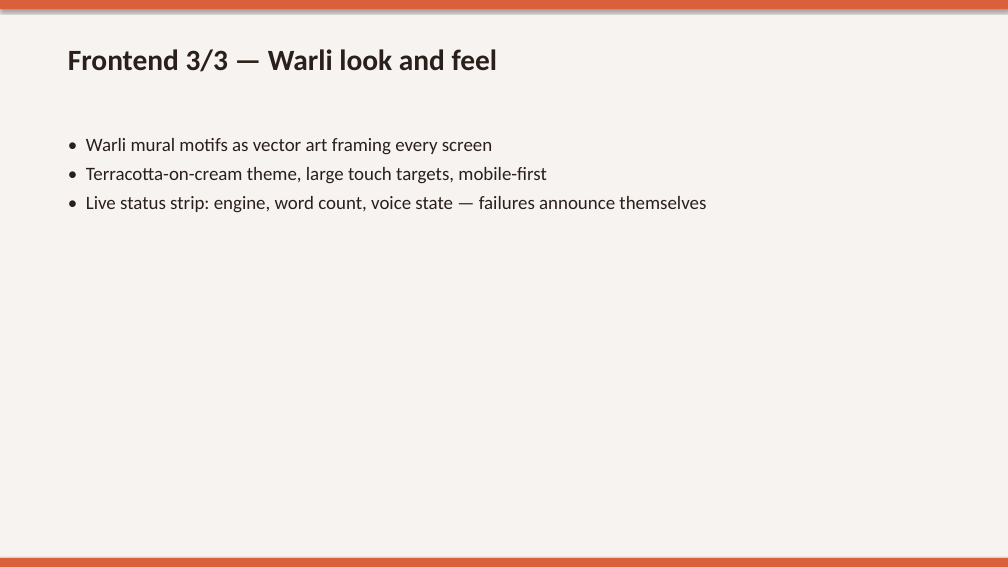
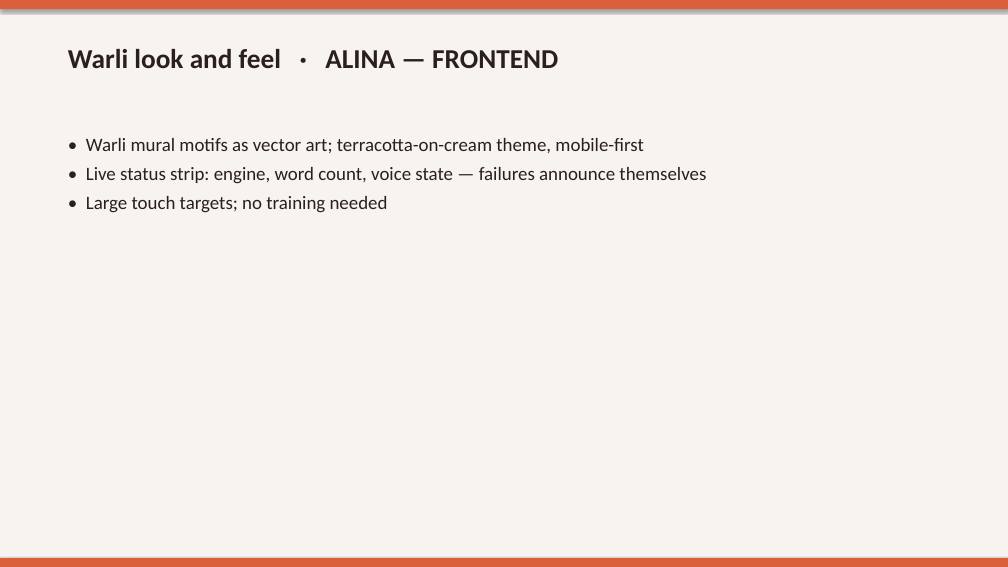
Before and after one commit to sumaiyaaa08/WARLI_TRANSLATOR, a slide deck: slide 5 of report/Warli_Vaani_Presentation.pptx. Drawn at 1008x567 pixels with LibreOffice and Linux fonts; fonts in the diff are those of the drawing. Boxes give left, top, right and bottom in pixels: in the first picture for what was removed or moved away, otherwise in the second. Text is boxed around its words. In the diff, an @@ line names an element or a change of style, - is before the commit and + after.

```diff
--- a/report/Warli_Vaani_Presentation.pptx
+++ b/report/Warli_Vaani_Presentation.pptx
@@ text at <box>68,49,558,68</box>: text changed; size 28 to 26 pt @@
-Frontend 3/3 — Warli look and feel
+Warli look and feel · ALINA — FRONTEND
@@ text at <box>86,138,643,153</box>: text changed @@
-• Warli mural motifs as vector art framing every screen
-• Terracotta-on-cream theme, large touch targets, mobile-first
+• Warli mural motifs as vector art; terracotta-on-cream theme, mobile-first
@@ text at <box>86,196,388,213</box>: paragraph added @@
+• Large touch targets; no training needed
```
Also in this commit, not shown: 13 other slides changed, 2 slides added, 2 slides removed.
